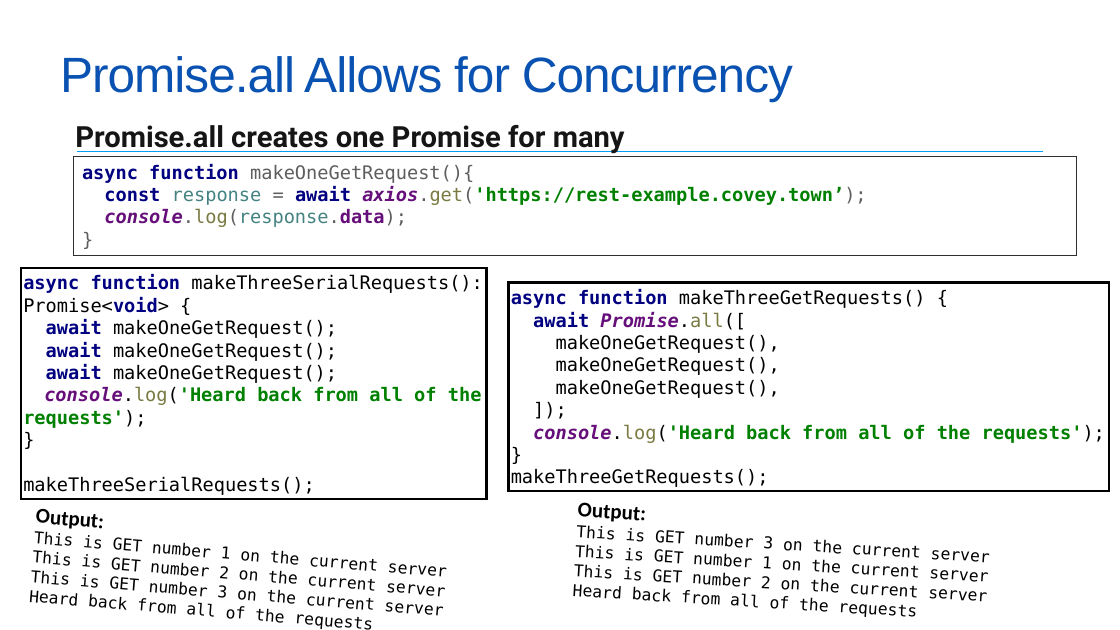
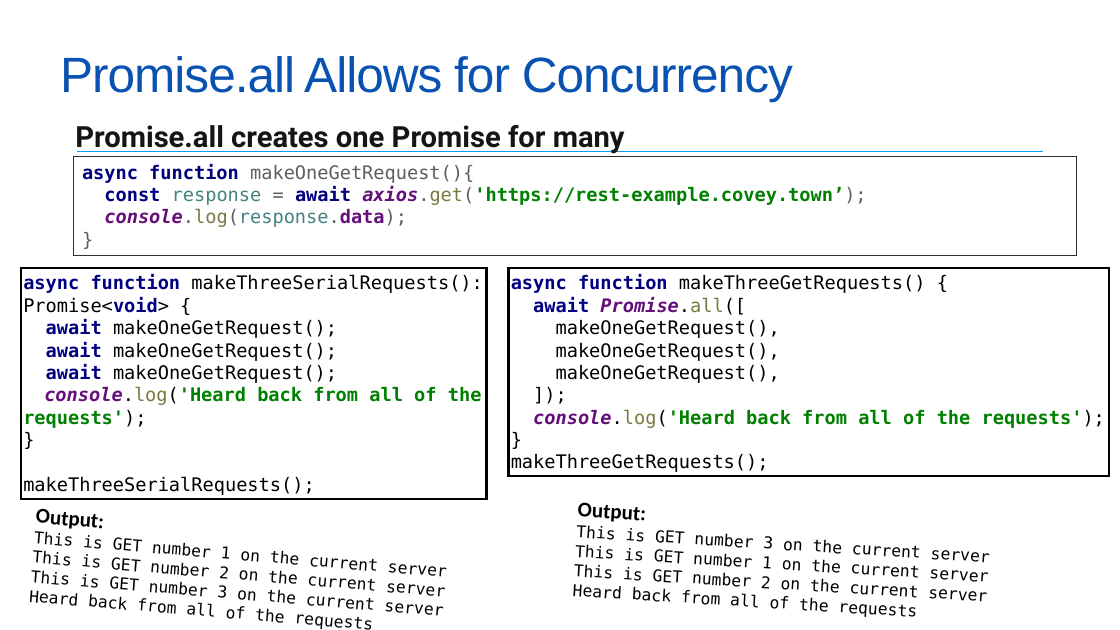
Before and after one commit to neu-se/CS4530-Spring-2022, a slide deck: slide 7 of Slides/Lesson 4.2 Asynchronous Programming.pptx. Drawn at 1120x630 pixels with LibreOffice and Linux fonts; fonts in the diff are those of the drawing. Boxes give left, top, right and bottom in pixels: in the first picture for what was removed or moved away, otherwise in the second. Text is boxed around its words. In the diff, an @@ line names an element or a change of style, - is before the commit and + after.

```diff
--- a/Slides/Lesson 4.2 Asynchronous Programming.pptx
+++ b/Slides/Lesson 4.2 Asynchronous Programming.pptx
@@ rectangle "async function makeThreeGetRequests() { await ...": place and size @@
-rectangle "async function makeThreeGetRequests() { await ..." at (508,283,1109,492)
+rectangle "async function makeThreeGetRequests() { await ..." at (508,268,1109,476)
```
Also in this commit, not shown: 5 other slides changed, 8 slides added, 1 slide removed.
